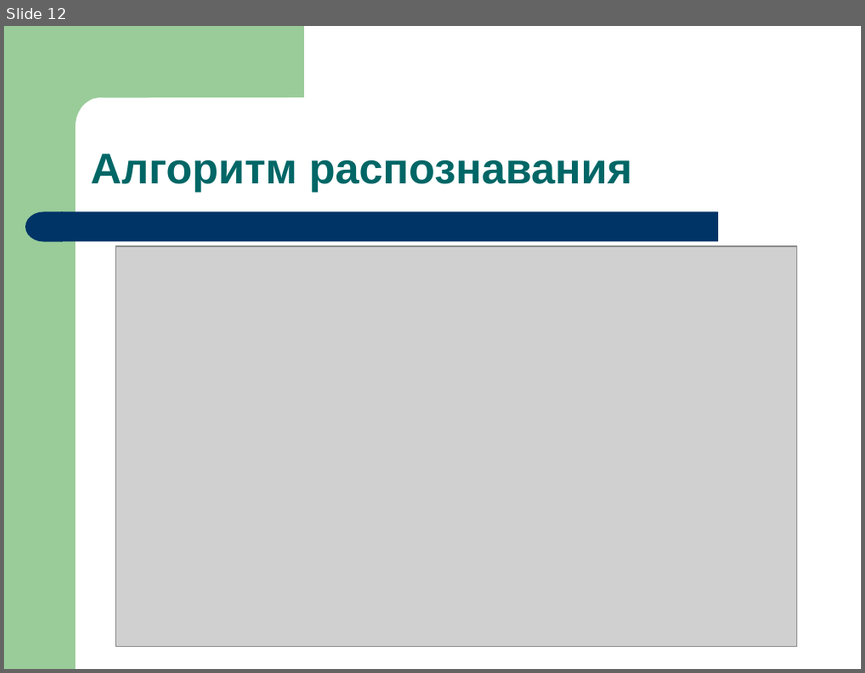
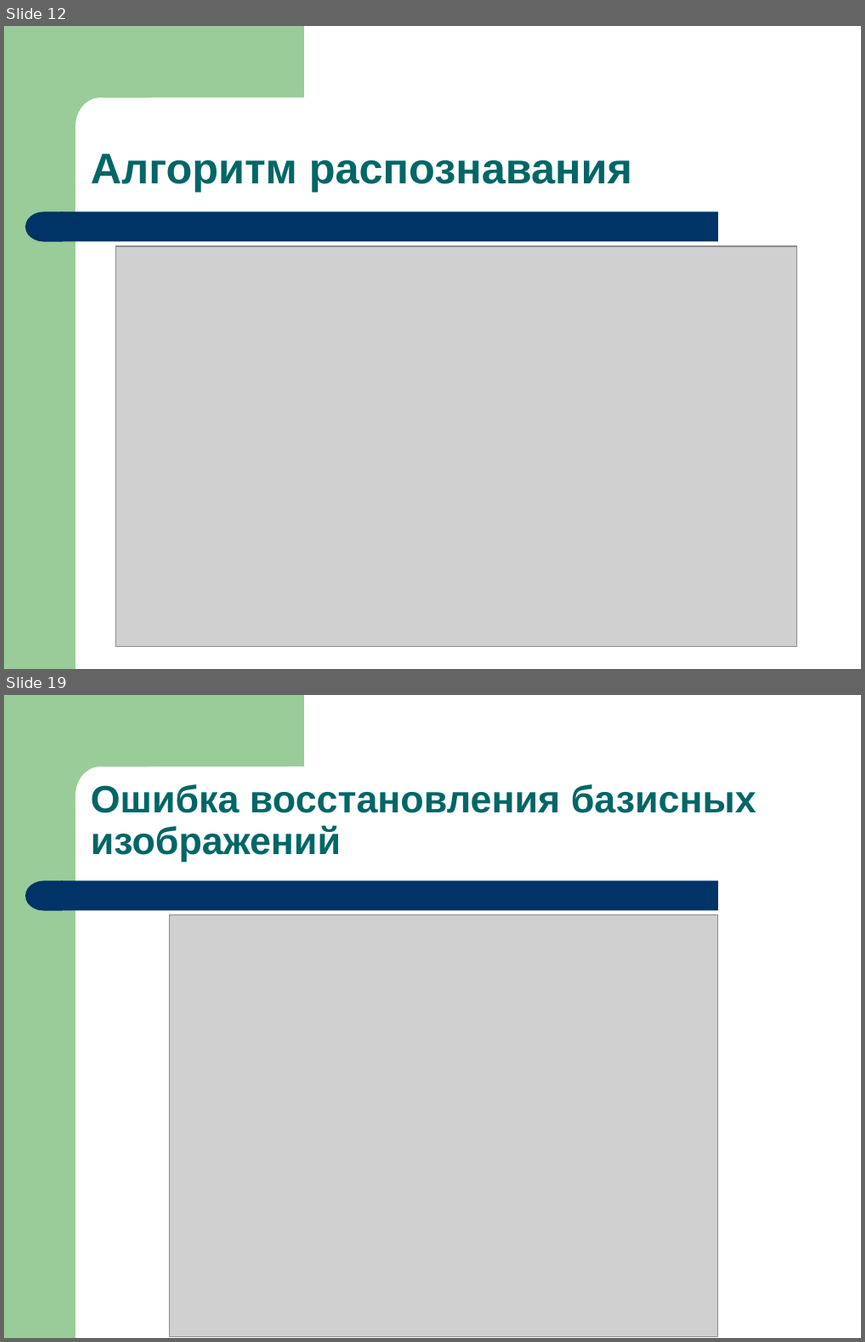
Before and after one commit to iskra-vitaly/mdiser, a slide deck: defend/present/Iskra.V.V.Defence.ppt. Shown one above the other, each under a label of ours: slide 12 before the commit, slides 12 and 19 after it; the slides between them are not shown. The pictures are 865x673 and 865x1342 pixels, drawn with LibreOffice and Linux fonts; fonts in the diff are those of the drawing; grey boxes stand for pictures. Boxes give left, top, right and bottom in pixels: in the first picture for what was removed or moved away, otherwise in the second. Text is boxed around its words. In the diff, an @@ line names an element or a change of style, - is before the commit and + after.

```diff
--- a/defend/present/Iskra.V.V.Defence.ppt
+++ b/defend/present/Iskra.V.V.Defence.ppt
@@ slide 19 added at bbox=[4, 695, 861, 1338], background #FFFFFF; not listed: 4 template elements that a slide beside it also shows @@
@@ text added at bbox=[91, 784, 756, 862], 32 pt, text #006666, bold @@
+Ошибка восстановления базисных изображений
@@ picture added at bbox=[170, 915, 718, 1336] @@
```
Also in this commit, not shown: 1 slide changed, 7 other slides added, 2 other files.
